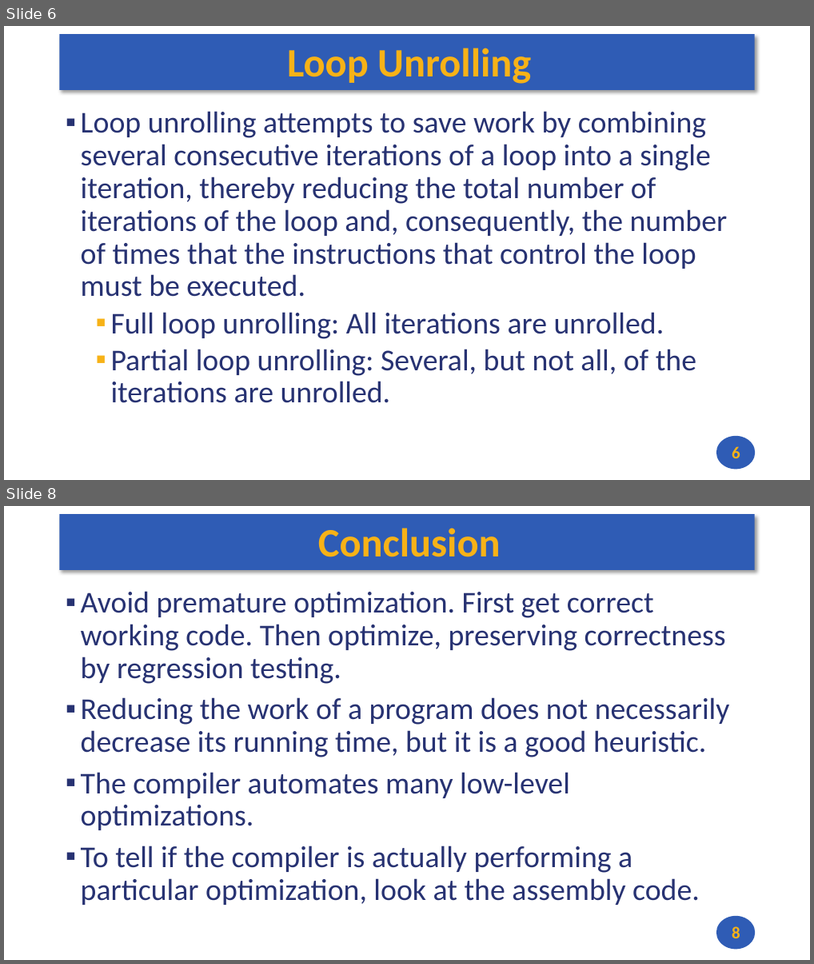
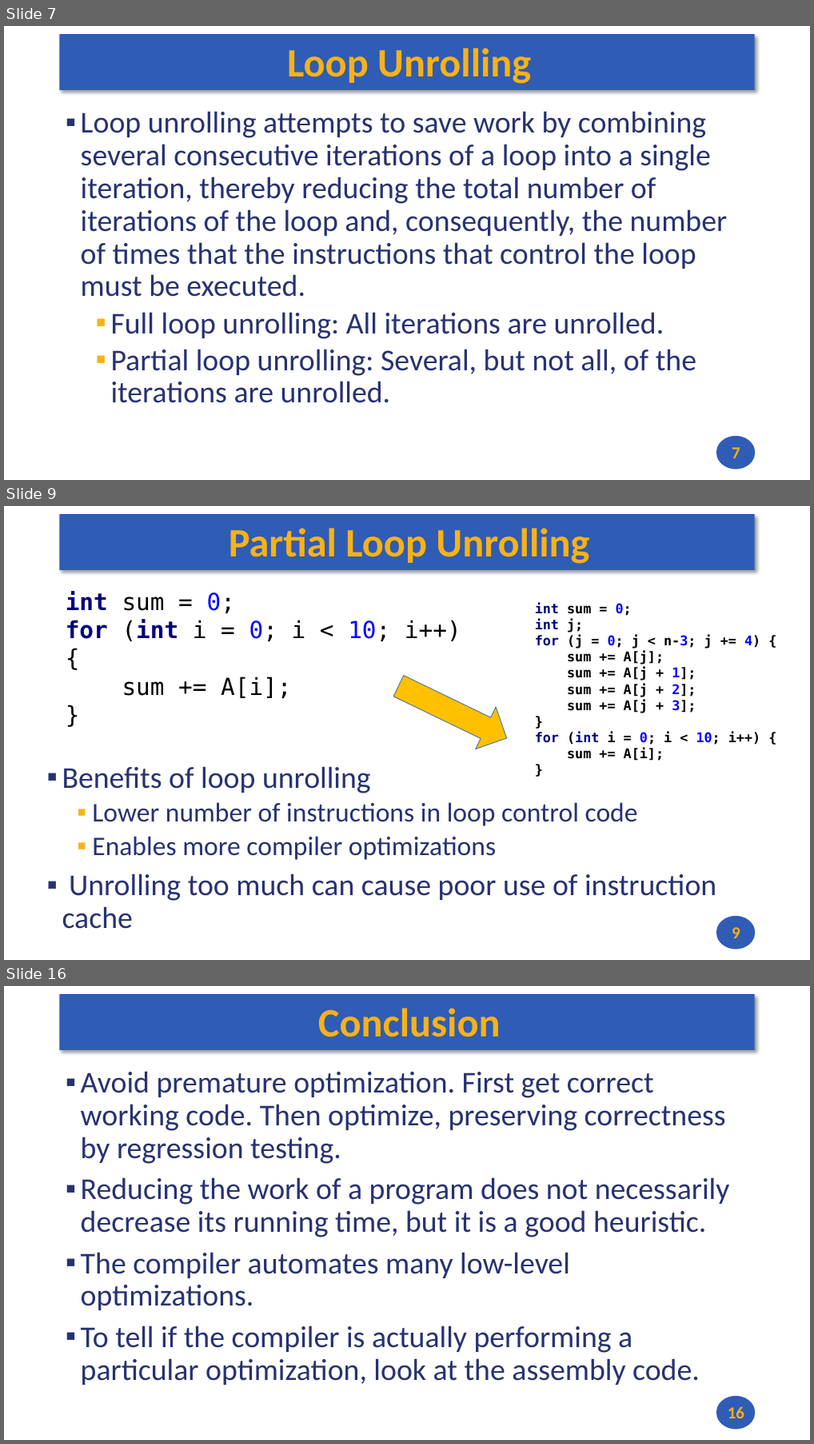
Before and after one commit to andrewt0301/hse-acos-course, a slide deck: docs/part1ca/15_Optimize/CA_Lecture_15.pptx. Shown one above the other, each under a label of ours: slides 6 and 8 before the commit, slides 7, 9 and 16 after it; the slides between them are not shown. The pictures are 814x964 and 814x1444 pixels, drawn with LibreOffice and Linux fonts; fonts in the diff are those of the drawing. Boxes give left, top, right and bottom in pixels: in the first picture for what was removed or moved away, otherwise in the second. Text is boxed around its words. In the diff, an @@ line names an element or a change of style, - is before the commit and + after.

```diff
--- a/docs/part1ca/15_Optimize/CA_Lecture_15.pptx
+++ b/docs/part1ca/15_Optimize/CA_Lecture_15.pptx
@@ slide 9 added at <box>4,506,810,960</box>, background #FFFFFF; not listed: 2 template elements that a slide beside it also shows @@
@@ title added at <box>229,528,590,564</box>, 48 pt, text #F7B217, bold @@
+Partial Loop Unrolling
@@ text added at <box>66,591,462,698</box>, 28 pt, text #000000 @@
+int sum = 0;
+for (int i = 0; i < 10; i++) {
+sum += A[i];
+}
@@ text added at <box>535,603,761,760</box>, 16 pt, text #000000, bold @@
+int sum = 0;
+int j;
+for (j = 0; j < n-3; j += 4) {
+sum += A[j];
+sum += A[j + 1];
+sum += A[j + 2];
+sum += A[j + 3];
+}
+for (int i = 0; i < 10; i++) {
+sum += A[i];
+}
@@ down arrow added at <box>389,665,518,759</box>, fill #FFC000, outline #43739E 0.85 pt @@
@@ text added at <box>62,766,717,928</box>, 32 pt, text #273272 @@
+▪ Benefits of loop unrolling
+  ▪ Lower number of instructions in loop control code
+  ▪ Enables more compiler optimizations
+▪ Unrolling too much can cause poor use of instruction cache
@@ page number added at <box>732,927,741,938</box>, 20 pt, text #F7B217, bold @@
+9
@@ what was slide 6 is now slide 7 @@
@@ page number at <box>732,447,741,458</box>: text changed @@
-6
+7
@@ what was slide 8 is now slide 16 @@
@@ page number at <box>728,1406,745,1418</box>: text changed @@
-8
+16
```
Also in this commit, not shown: 1 slide changed, 8 other slides added, 1 slide removed, 2 other files.
